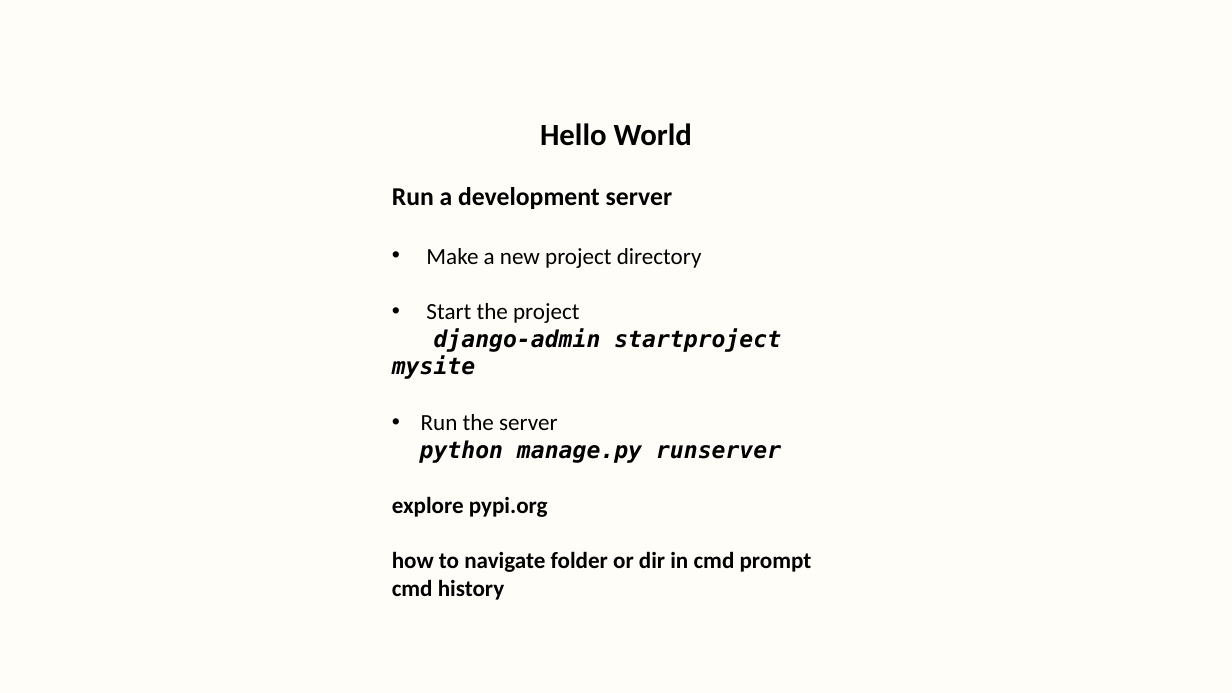
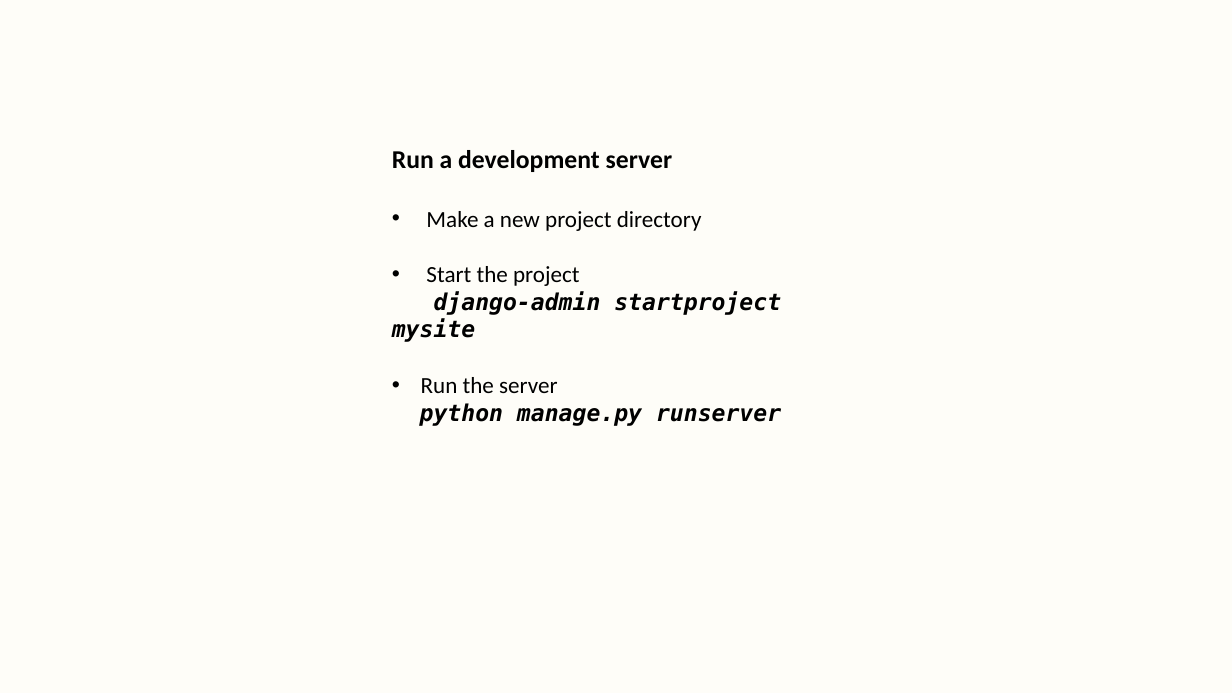
Before and after one commit to dharaneya/gym_web_app, a slide deck: slide 4 of practical_notes.pptx (slide 2 before the commit). Drawn at 1232x693 pixels with LibreOffice and Linux fonts; fonts in the diff are those of the drawing. Boxes give left, top, right and bottom in pixels: in the first picture for what was removed or moved away, otherwise in the second. Text is boxed around its words. In the diff, an @@ line names an element or a change of style, - is before the commit and + after.

```diff
--- a/practical_notes.pptx
+++ b/practical_notes.pptx
@@ text at box(540, 123, 692, 146): paragraph removed @@
-Hello World
@@ text at box(392, 496, 812, 596): paragraphs removed @@
-explore pypi.org
-how to navigate folder or dir in cmd prompt
-cmd history
```
Also in this commit, not shown: 3 other slides changed, 6 slides added, 1 other file.
